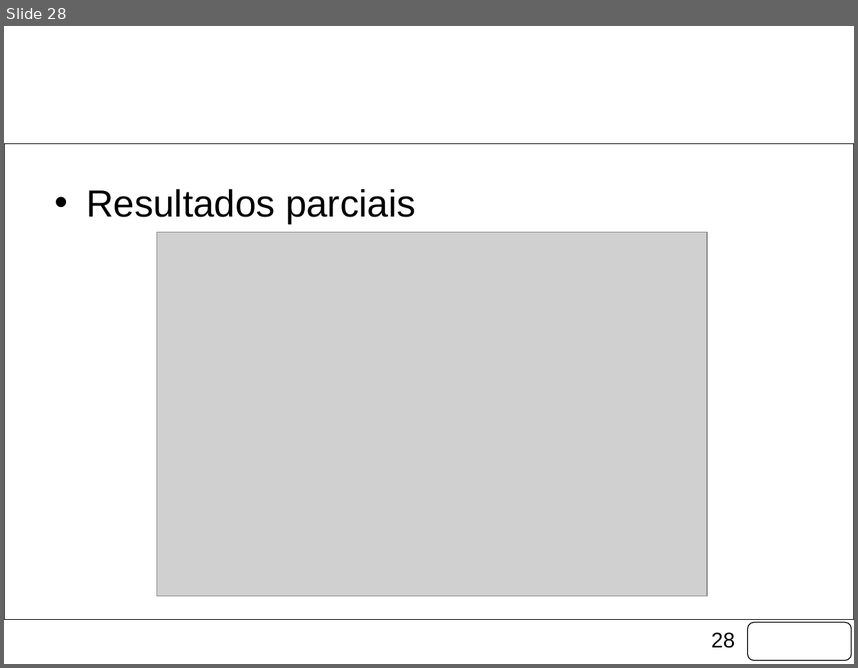
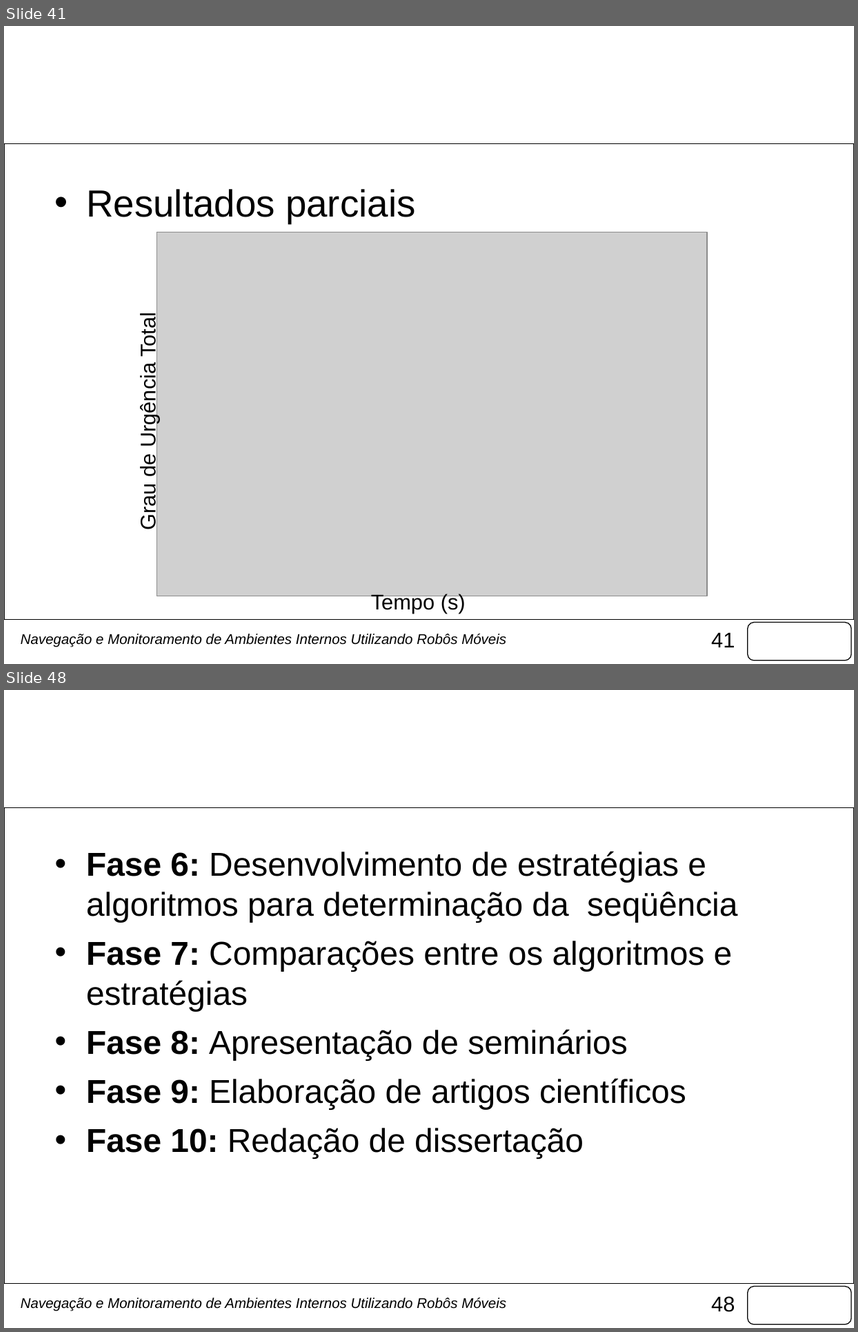
Before and after one commit to fongoses/robo2, a slide deck: documentos/Apresentação Março.pptx. Shown one above the other, each under a label of ours: slide 28 before the commit, slides 41 and 48 after it; the slides between them are not shown. The pictures are 858x668 and 858x1332 pixels, drawn with LibreOffice and Linux fonts; fonts in the diff are those of the drawing; grey boxes stand for pictures; background and template pictures are left out. Boxes give left, top, right and bottom in pixels: in the first picture for what was removed or moved away, otherwise in the second. Text is boxed around its words. In the diff, an @@ line names an element or a change of style, - is before the commit and + after.

```diff
--- a/documentos/Apresentação Março.pptx
+++ b/documentos/Apresentação Março.pptx
@@ slide 48 added at (4,690,854,1328), background picture (left out); not listed: 3 template elements that a slide beside it also shows @@
@@ title added at (47,716,811,821), 44 pt, text #FFFFFF @@
+Atividades
@@ text added at (86,851,737,1158), 28 pt, text #000000 @@
+• Fase 6: Desenvolvimento de estratégias e algoritmos para determinação da seqüência
+• Fase 7: Comparações entre os algoritmos e estratégias
+• Fase 8: Apresentação de seminários
+• Fase 9: Elaboração de artigos científicos
+• Fase 10: Redação de dissertação
@@ text added at (21,1297,506,1311), 12 pt, text #000000, italic @@
+Navegação e Monitoramento de Ambientes Internos Utilizando Robôs Móveis
@@ what was slide 28 is now slide 41 @@
@@ slide 41 changed as well @@
@@ text added at (136,316,160,528), 18 pt, text #000000 @@
+Grau de Urgência Total
@@ text added at (371,592,466,612), 18 pt, text #000000 @@
+Tempo (s)
@@ text added at (21,633,506,647), 12 pt, text #000000, italic @@
+Navegação e Monitoramento de Ambientes Internos Utilizando Robôs Móveis
@@ page number at (711,632,735,647): text changed @@
-28
+41
```
Also in this commit, not shown: 22 other slides changed, 25 other slides added, 5 slides removed, 6 other files.
